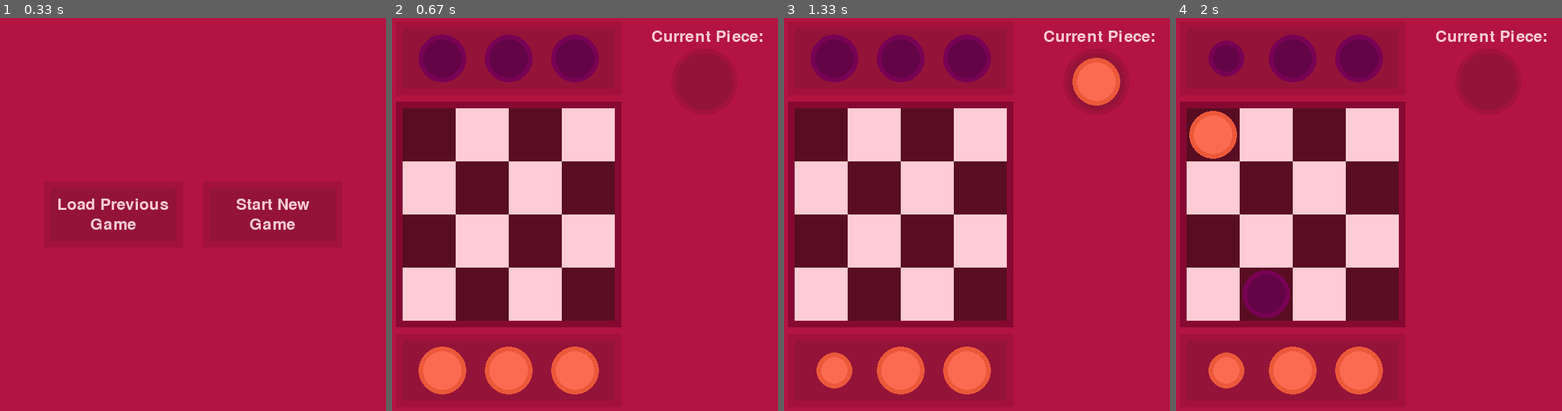
Above: before the commit, frames 1-4 (left to right).
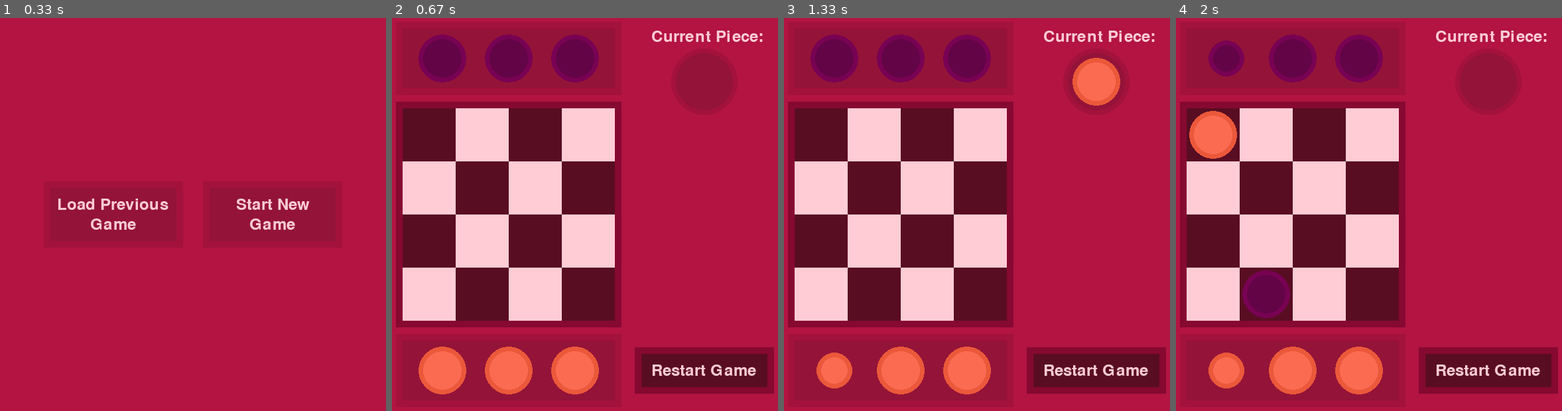
Above: after the commit, the same moments.

Repository: V0idler/Digital-Goblet
Game: pygame game, started from Gobblet_Main.py
Two runs of this game, one before a commit and one after it. Both use one fixed random seed, a clock stepped at 60 frames per second and the inputs below.
Inputs (mouse positions are in pixels of both pictures, inside the frame that each line leads up to):
- Up to frame 1 (0.33 s): no input
- Up to frame 2 (0.67 s): click (716, 202) at 0.38 s
- Up to frame 3 (1.33 s): click "Restart Game" at 0.72 s; click (834, 371) at 1.05 s
- Up to frame 4 (2 s): click (1214, 135) at 1.38 s

Frame 1 is identical in both runs. In frame 2, 4.3% of the frame differs, in the area x 62-99%, y 83-96%; in frame 3, 4.3%; in frame 4, 4.3%.

Commit message:
Quick restart button fix.

Diff:
--- a/Gobblet_Main.py
+++ b/Gobblet_Main.py
@@ -91,8 +91,6 @@
     clock.tick(60)
     move_completed = False
 
-    restart_button = draw_restart_button()
-
     for event in pygame.event.get():
         if event.type == pygame.QUIT:
             pygame.quit()
@@ -104,6 +102,7 @@
             if restart_button.collidepoint(mouse_pos):
                 player_light, player_dark, game_board = setup_newgame()
                 current_player = player_light
+                game_active = True
 
             if game_active and current_player == player_light:
                 move_completed, picking_piece, selected_piece, col_up, row_up, piece_source_board = player_mouse_click(
@@ -131,6 +130,7 @@
     draw_dark_playerboard(player_dark)
     draw_light_playerboard(player_light)
     draw_selected_piece(selected_piece)
+    restart_button = draw_restart_button()
 
     if_win, winner_color = check_win(game_board)
 
